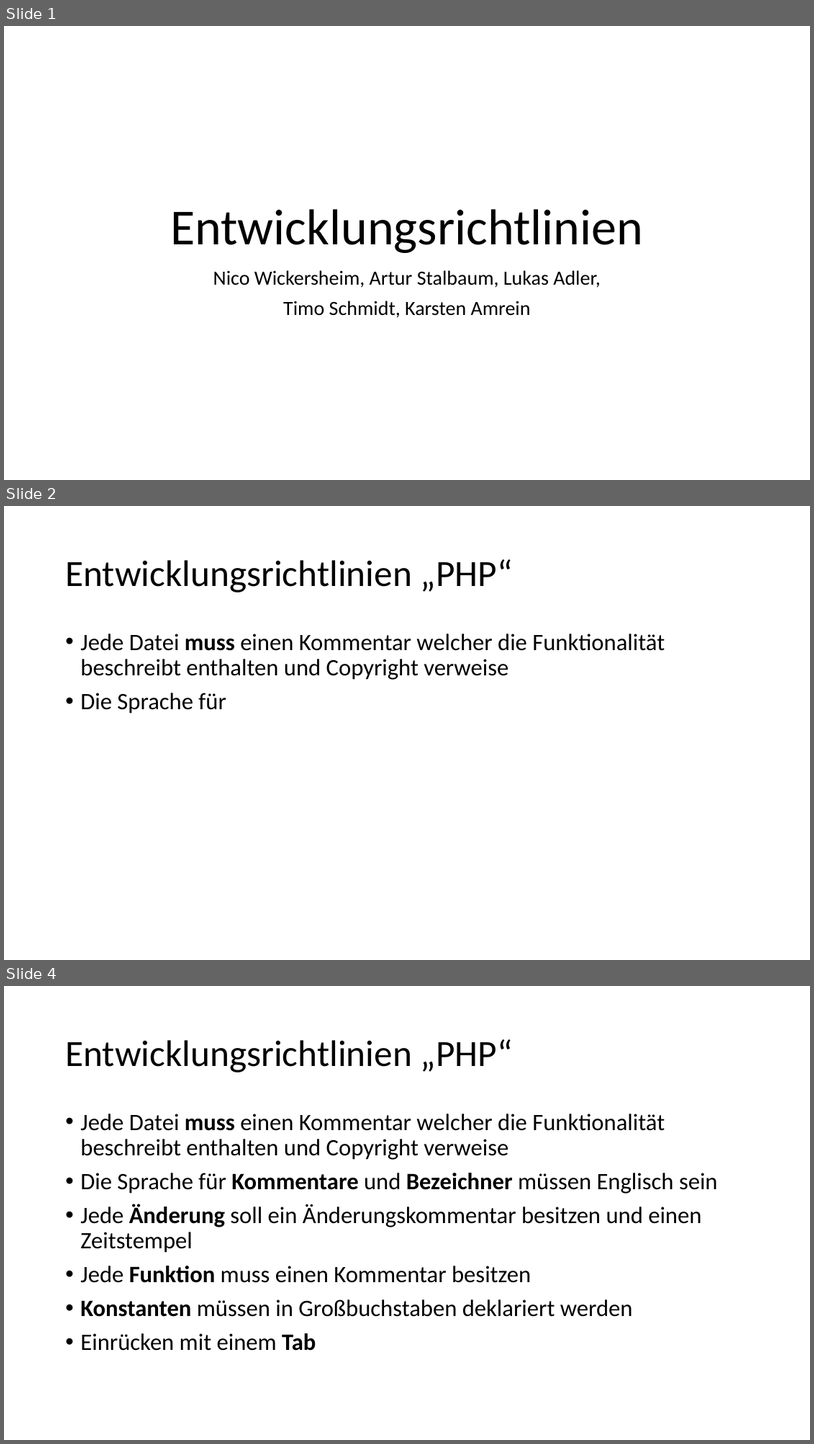
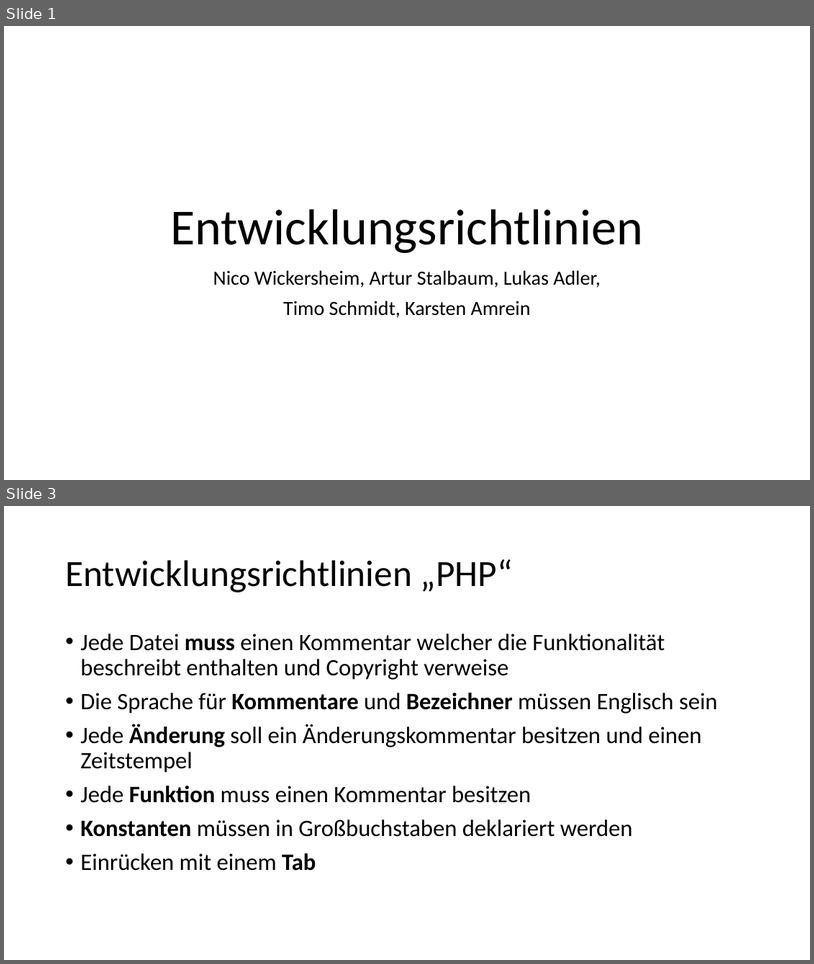
Before and after one commit to Masterarth/PM, a slide deck: documents/projectmanagement/Allgemeines/Guidelines/Entwicklungsrichtlinien.pptx. Shown one above the other, each under a label of ours: slides 1, 2 and 4 before the commit, slides 1 and 3 after it; the slides between them are not shown. The pictures are 814x1444 and 814x964 pixels, drawn with LibreOffice and Linux fonts; fonts in the diff are those of the drawing. Boxes give left, top, right and bottom in pixels: in the first picture for what was removed or moved away, otherwise in the second. Text is boxed around its words. In the diff, an @@ line names an element or a change of style, - is before the commit and + after.

```diff
--- a/documents/projectmanagement/Allgemeines/Guidelines/Entwicklungsrichtlinien.pptx
+++ b/documents/projectmanagement/Allgemeines/Guidelines/Entwicklungsrichtlinien.pptx
@@ slide 2 removed at (4, 506, 810, 960), background #FFFFFF @@
@@ title removed at (65, 559, 513, 592) @@
-Entwicklungsrichtlinien „PHP“
@@ text removed at (80, 633, 665, 713) @@
-• Jede Datei muss einen Kommentar welcher die Funktionalität beschreibt enthalten und Copyright verweise
-• Die Sprache für
@@ what was slide 4 is now slide 3 @@
```
Also in this commit, not shown: 1 slide changed, 9 other files.
